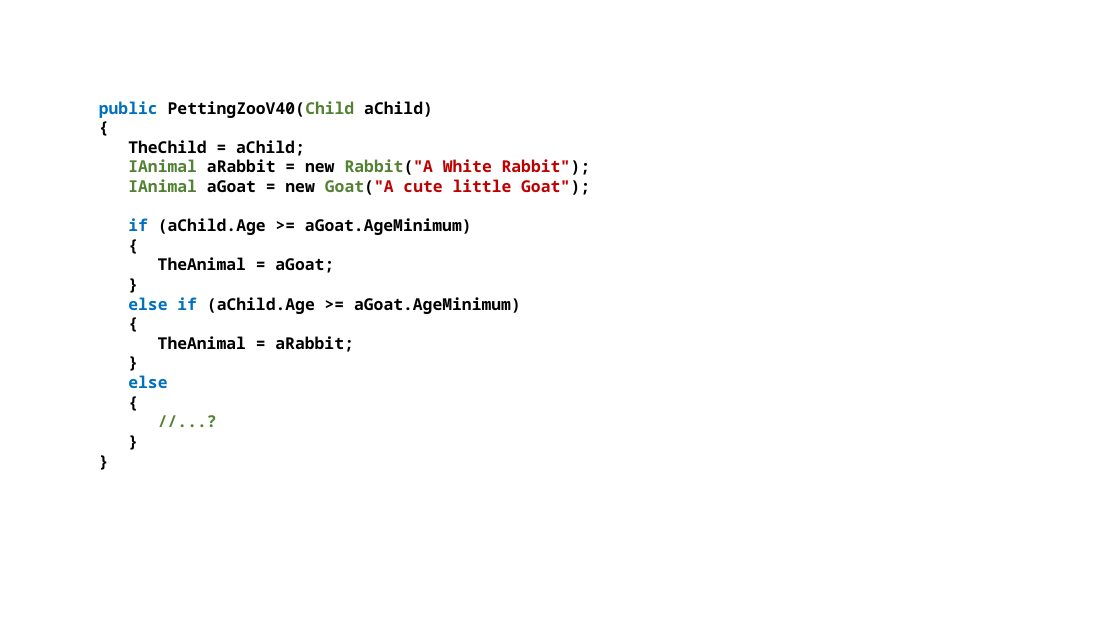
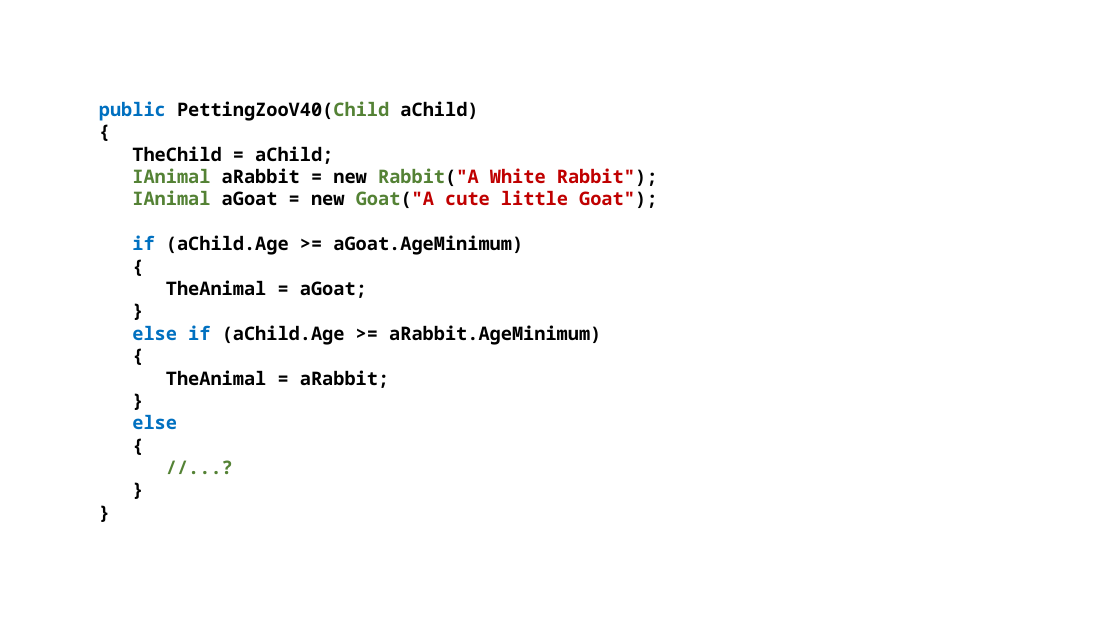
Before and after one commit to perl-easj/Teaching-materials, a slide deck: slide 25 of CSharpProgramming/Presentations/OOProgPartIII/FactoryMethod.pptx (slide 24 before the commit). Drawn at 1120x630 pixels with LibreOffice and Linux fonts; fonts in the diff are those of the drawing. Boxes give left, top, right and bottom in pixels: in the first picture for what was removed or moved away, otherwise in the second. Text is boxed around its words. In the diff, an @@ line names an element or a change of style, - is before the commit and + after.

```diff
--- a/CSharpProgramming/Presentations/OOProgPartIII/FactoryMethod.pptx
+++ b/CSharpProgramming/Presentations/OOProgPartIII/FactoryMethod.pptx
@@ text at (99, 101, 658, 430): size 14 to 16 pt in "public PettingZooV40(Child aChild)", "{", "TheChild = aChild;", "IAnimal aRabbit = new Rabbit("A White Rabbit");" and 13 more places @@
@@ text at (132, 325, 601, 345): text changed; size 14 to 16 pt @@
-else if (aChild.Age >= aGoat.AgeMinimum)
+else if (aChild.Age >= aRabbit.AgeMinimum)
```
Also in this commit, not shown: 11 other slides changed, 2 slides added, 3 other files.
